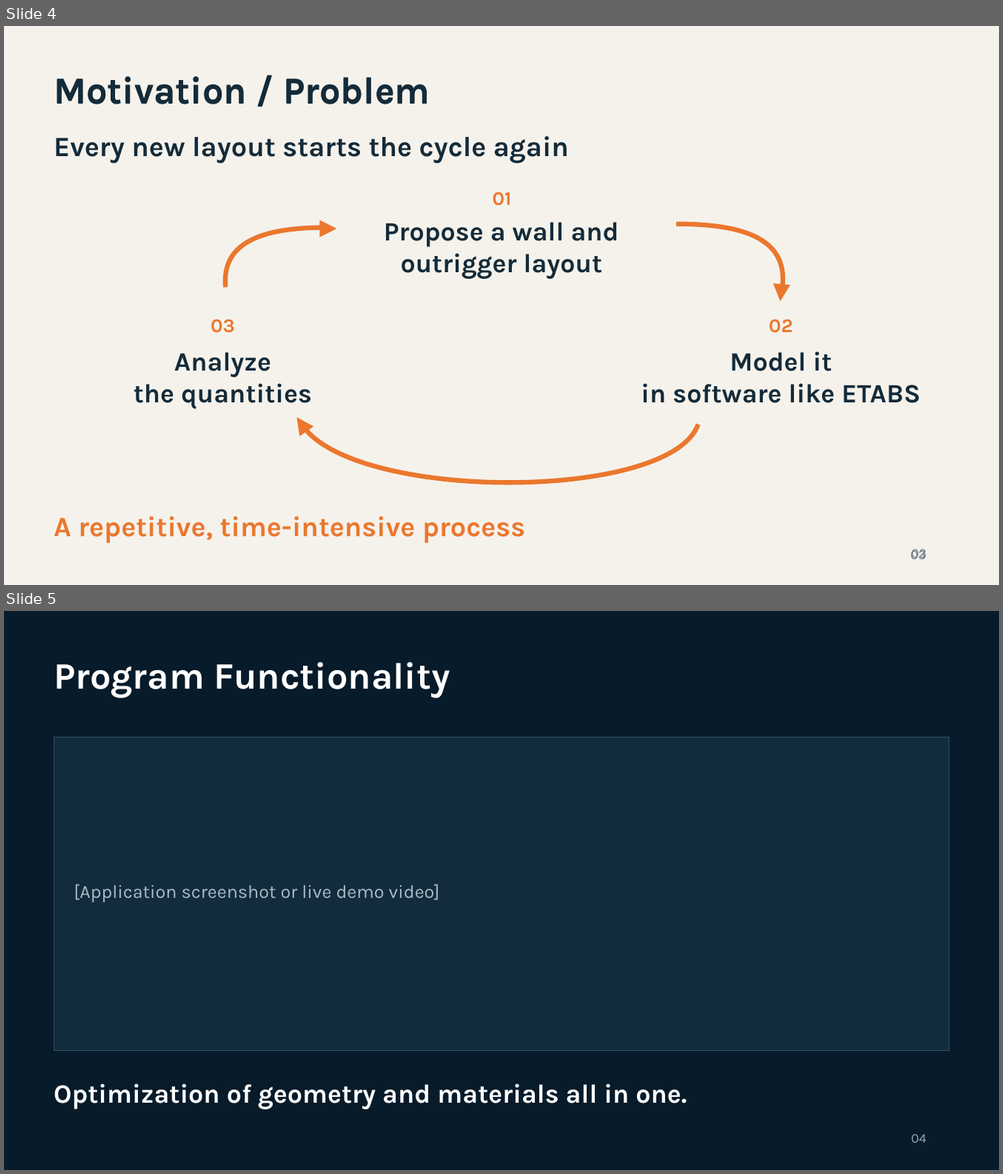
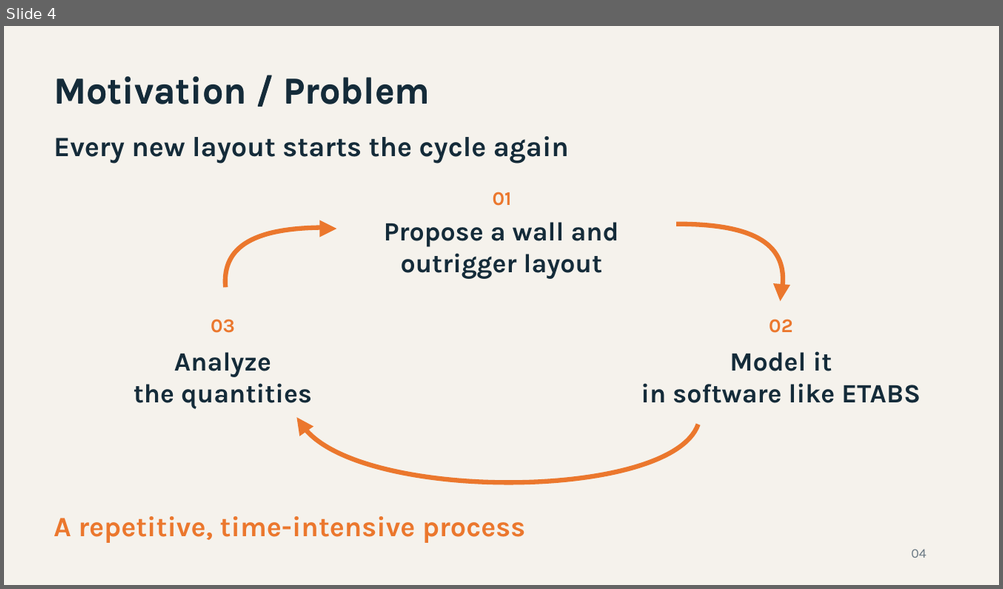
Before and after one commit to shearload/se-hackathon-point-tower, a slide deck: powerpoint/SWOOP_Presentation_Template.pptx. Shown one above the other, each under a label of ours: slides 4 and 5 before the commit, slide 4 after it. The pictures are 1003x1174 and 1003x589 pixels, drawn with LibreOffice and Linux fonts; fonts in the diff are those of the drawing. Boxes give left, top, right and bottom in pixels: in the first picture for what was removed or moved away, otherwise in the second. Text is boxed around its words. In the diff, an @@ line names an element or a change of style, - is before the commit and + after.

```diff
--- a/powerpoint/SWOOP_Presentation_Template.pptx
+++ b/powerpoint/SWOOP_Presentation_Template.pptx
@@ slide 5 removed at (4,611,999,1170), background #081B2A @@
@@ text removed at (54,662,450,698) @@
-Program Functionality
@@ rectangle removed at (54,737,949,1051) @@
@@ text removed at (74,884,440,903) @@
-[Application screenshot or live demo video]
@@ text removed at (54,1084,686,1110) @@
-Optimization of geometry and materials all in one.
@@ text removed at (910,1134,926,1143) @@
-04
@@ slide 4 changed as well @@
@@ text at (910,549,926,558): text changed @@
-03
+04
@@ text removed at (910,547,949,566) @@
-03
```
Also in this commit, not shown: 3 other slides changed, 7 slides added, 7 other slides removed.
